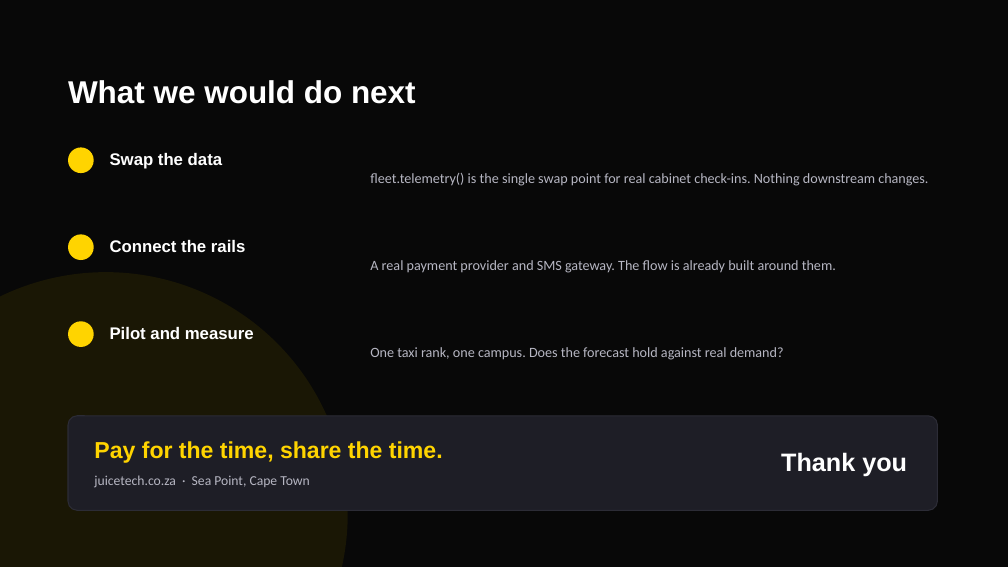
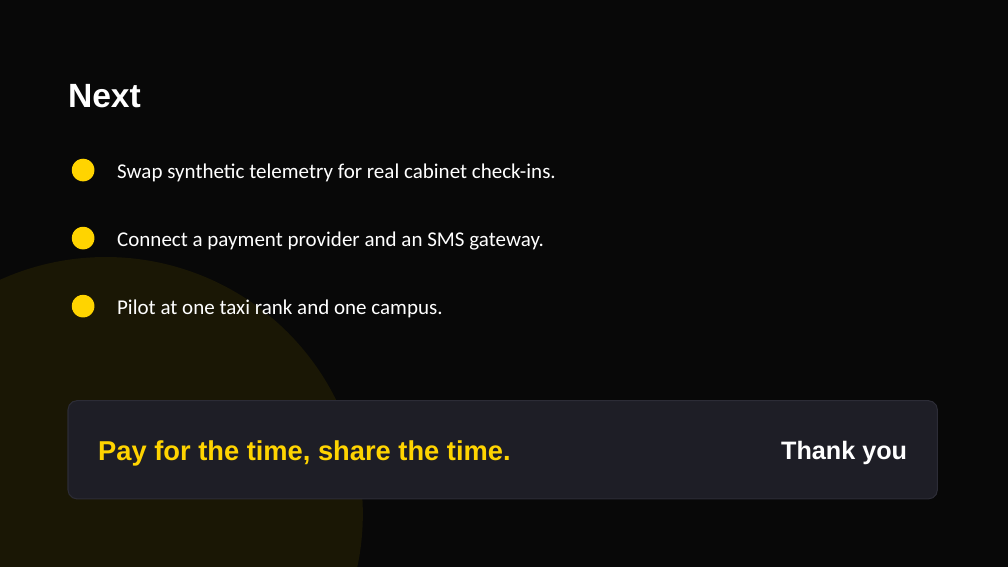
Before and after one commit to Asemahlezide22/juicetech-hackathon, a slide deck: slide 8 of Juice-Tech-Pitch.pptx (slide 9 before the commit). Drawn at 1008x567 pixels with LibreOffice and Linux fonts; fonts in the diff are those of the drawing. Boxes give left, top, right and bottom in pixels: in the first picture for what was removed or moved away, otherwise in the second. Text is boxed around its words. In the diff, an @@ line names an element or a change of style, - is before the commit and + after.

```diff
--- a/Juice-Tech-Pitch.pptx
+++ b/Juice-Tech-Pitch.pptx
@@ text at (x1=68, y1=84, x2=141, y2=108): text changed; size 30 to 32 pt @@
-What we would do next
+Next
@@ ellipse resized from (x1=68, y1=147, x2=94, y2=173) to (x1=72, y1=159, x2=95, y2=181) @@
@@ text removed at (x1=110, y1=153, x2=222, y2=169) @@
-Swap the data
@@ text at (x1=117, y1=163, x2=556, y2=182): text changed; size 13.5 to 20 pt; text colour #B6B6C2 to #FFFFFF @@
-fleet.telemetry() is the single swap point for real cabinet check-ins. Nothing downstream changes.
+Swap synthetic telemetry for real cabinet check-ins.
@@ ellipse moved from (x1=68, y1=234, x2=94, y2=260) to (x1=72, y1=227, x2=95, y2=250) @@
@@ text at (x1=117, y1=231, x2=544, y2=250): text changed; size 13.5 to 20 pt; text colour #B6B6C2 to #FFFFFF @@
-A real payment provider and SMS gateway. The flow is already built around them.
+Connect a payment provider and an SMS gateway.
@@ ellipse resized from (x1=0, y1=272, x2=348, y2=567) to (x1=0, y1=257, x2=363, y2=567) @@
@@ text removed at (x1=110, y1=240, x2=245, y2=252) @@
-Connect the rails
@@ ellipse moved from (x1=68, y1=321, x2=94, y2=347) to (x1=72, y1=295, x2=95, y2=318) @@
@@ text added at (x1=117, y1=299, x2=442, y2=318), 20 pt, text #FFFFFF @@
+Pilot at one taxi rank and one campus.
@@ text removed at (x1=110, y1=327, x2=254, y2=339) @@
-Pilot and measure
@@ text removed at (x1=370, y1=347, x2=784, y2=360) @@
-One taxi rank, one campus. Does the forecast hold against real demand?
@@ rounded rectangle resized from (x1=68, y1=416, x2=938, y2=510) to (x1=68, y1=401, x2=938, y2=499) @@
@@ rounded rectangle at (x1=68, y1=401, x2=938, y2=499): proportions changed @@
@@ text "Pay for the time, share ..." at (x1=98, y1=440, x2=511, y2=465): size 22 to 26 pt @@
@@ text "Thank you" moved from (x1=781, y1=452, x2=907, y2=476) to (x1=781, y1=440, x2=907, y2=465) @@
@@ text removed at (x1=94, y1=475, x2=309, y2=488) @@
-juicetech.co.za · Sea Point, Cape Town
```
Also in this commit, not shown: 3 other slides changed, 4 slides added, 5 slides removed, 1 other file.
